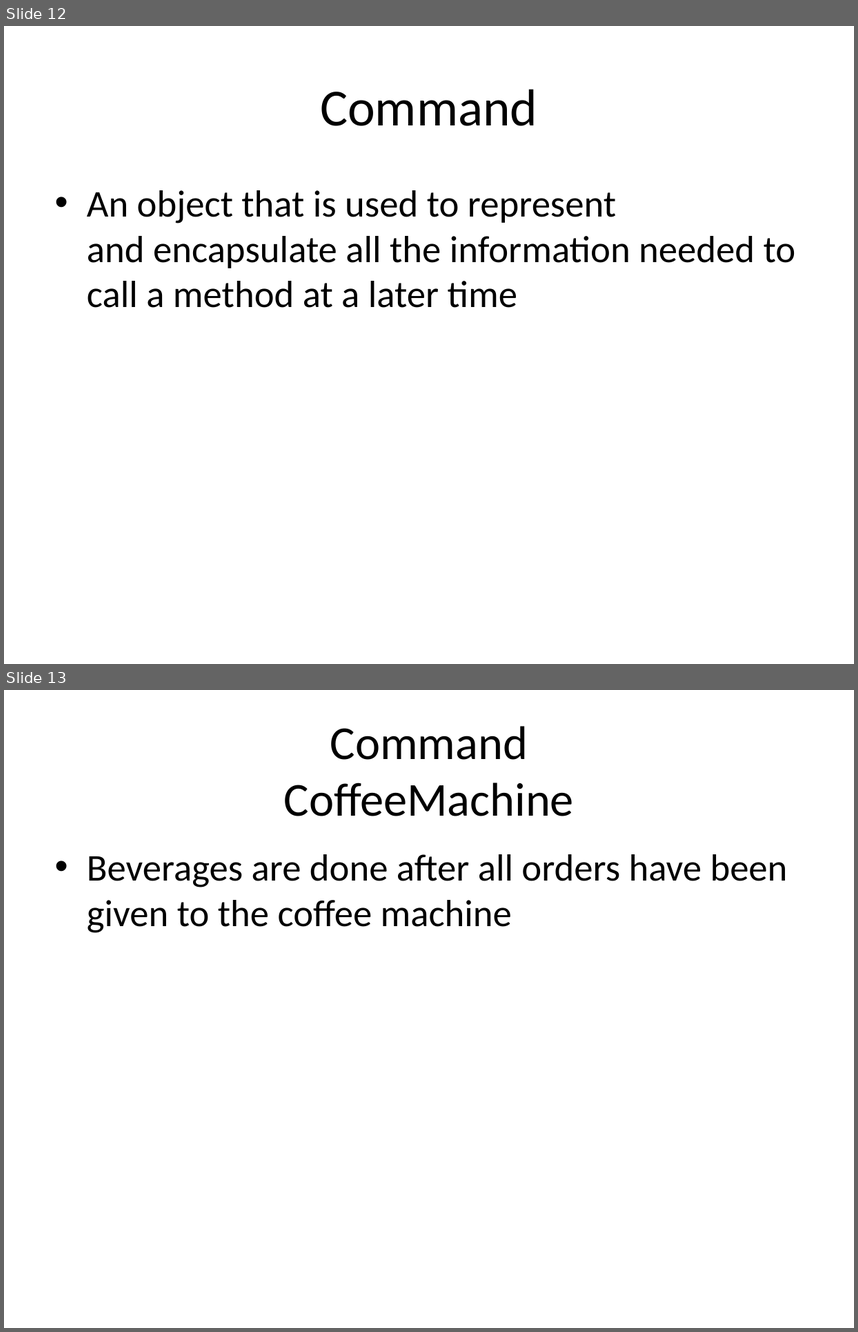
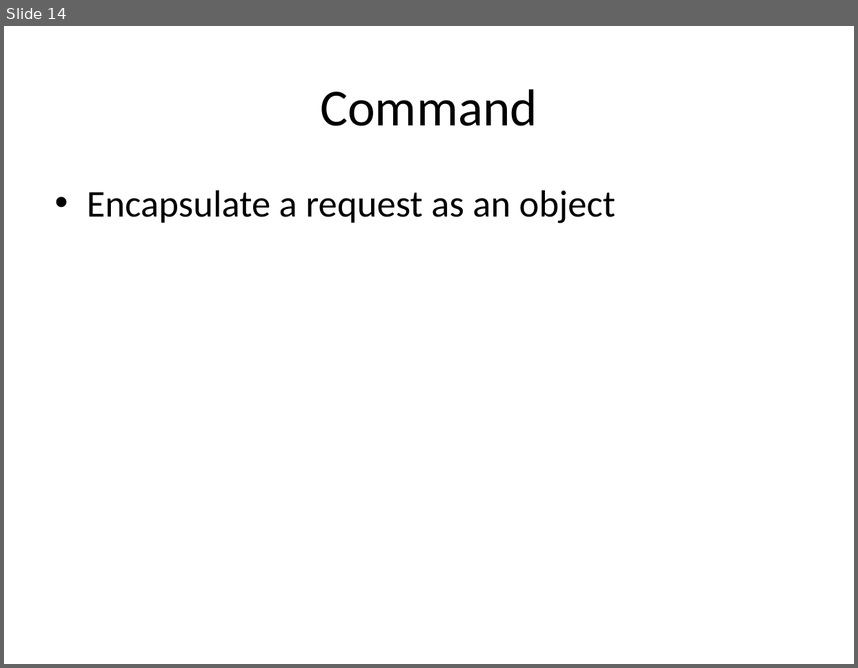
Before and after one commit to kamyu104/GofPatterns, a slide deck: Effective patterns.ppt. Shown one above the other, each under a label of ours: slides 12 and 13 before the commit, slide 14 after it. The pictures are 858x1332 and 858x668 pixels, drawn with LibreOffice and Linux fonts; fonts in the diff are those of the drawing. Boxes give left, top, right and bottom in pixels: in the first picture for what was removed or moved away, otherwise in the second. Text is boxed around its words. In the diff, an @@ line names an element or a change of style, - is before the commit and + after.

```diff
--- a/Effective patterns.ppt
+++ b/Effective patterns.ppt
@@ slide 13 removed at (4,690,854,1328), background #FFFFFF @@
@@ title removed at (284,726,574,816) @@
-Command
-CoffeeMachine
@@ text removed at (87,854,788,933) @@
-• Beverages are done after all orders have been given to the coffee machine
@@ what was slide 12 is now slide 14 @@
@@ slide 14 changed as well @@
@@ text at (87,190,615,223): text changed @@
-• An object that is used to represent and encapsulate all the information needed to call a method at a later time
+• Encapsulate a request as an object
```
Also in this commit, not shown: 5 other slides changed, 27 slides added, 18 other slides removed, 4 other files.
